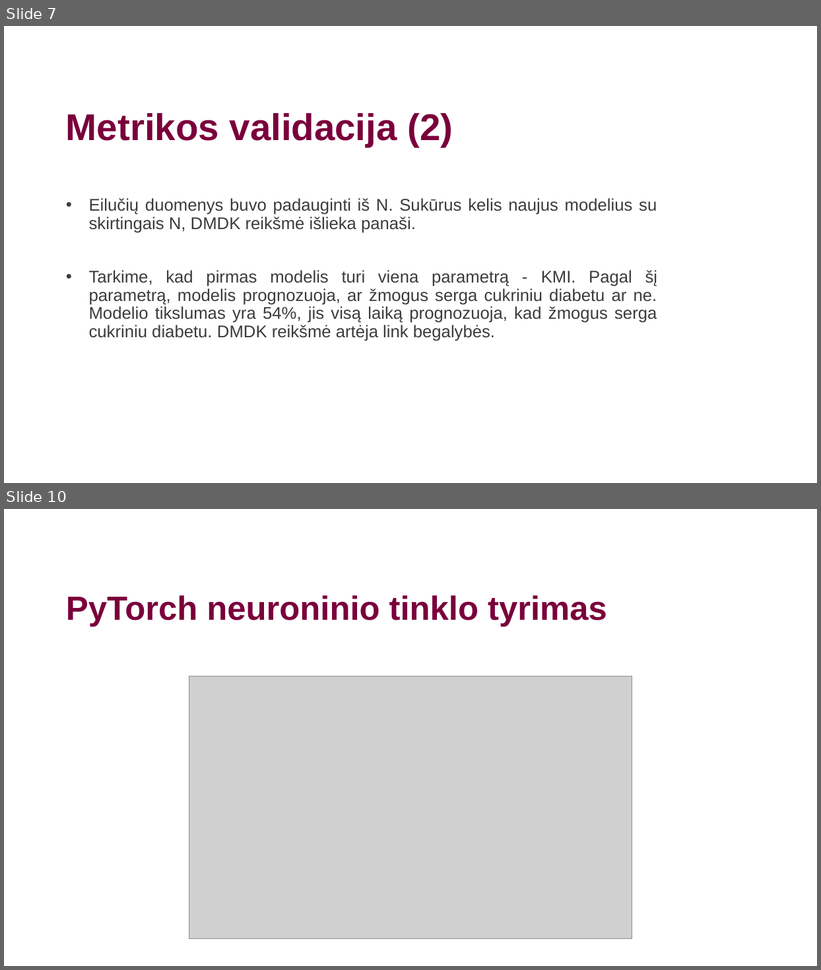
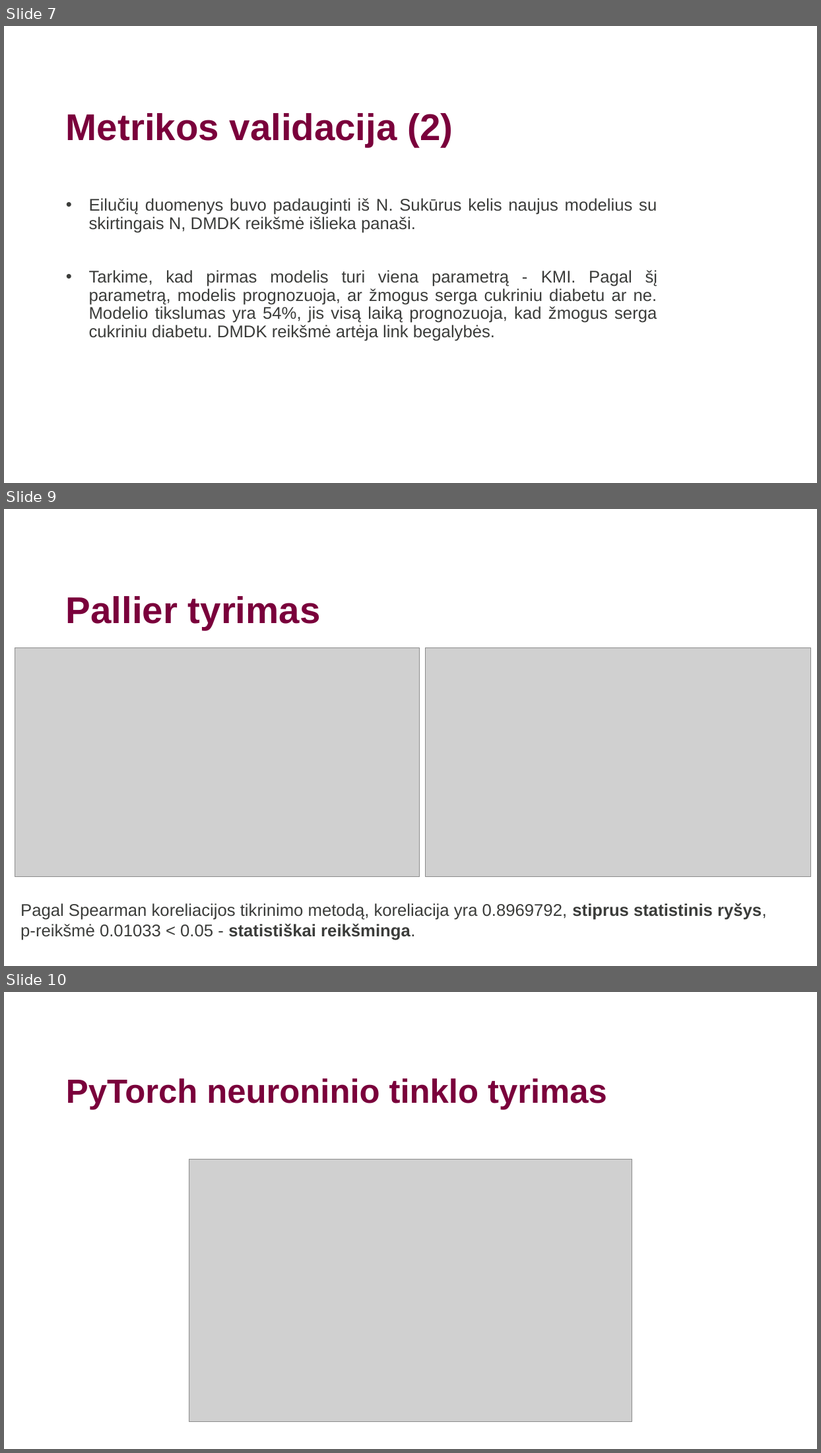
Before and after one commit to PauliusMilmantas/Bakalaurinis_darbas, a slide deck: Straipsnis/Pristatymas.pptx. Shown one above the other, each under a label of ours: slides 7 and 10 before the commit, slides 7, 9 and 10 after it; the slides between them are not shown. The pictures are 821x970 and 821x1453 pixels, drawn with LibreOffice and Linux fonts; fonts in the diff are those of the drawing; grey boxes stand for pictures; background and template pictures are left out. Boxes give left, top, right and bottom in pixels: in the first picture for what was removed or moved away, otherwise in the second. Text is boxed around its words. In the diff, an @@ line names an element or a change of style, - is before the commit and + after.

```diff
--- a/Straipsnis/Pristatymas.pptx
+++ b/Straipsnis/Pristatymas.pptx
@@ slide 9 added at bbox=[4, 509, 817, 966], background #FFFFFF @@
@@ title added at bbox=[66, 596, 321, 630], 44 pt, text #7A003B, bold @@
+Pallier tyrimas
@@ picture added at bbox=[15, 648, 419, 877] @@
@@ picture added at bbox=[426, 648, 811, 877] @@
@@ text added at bbox=[20, 904, 767, 941], 20 pt, text #3B3C3A @@
+Pagal Spearman koreliacijos tikrinimo metodą, koreliacija yra 0.8969792, stiprus statistinis ryšys,
+p-reikšmė 0.01033 < 0.05 - statistiškai reikšminga.
```
Also in this commit, not shown: 4 slides changed, 2 slides removed, 1 other file.
